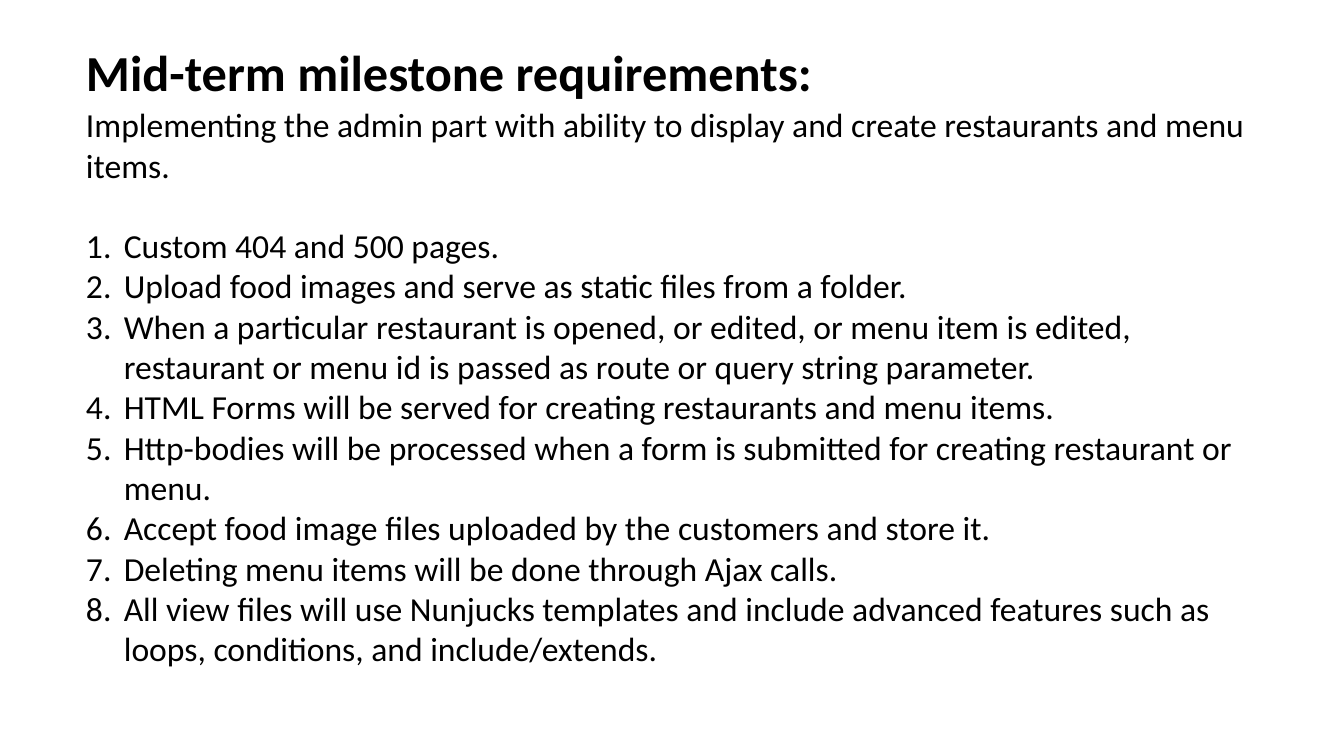
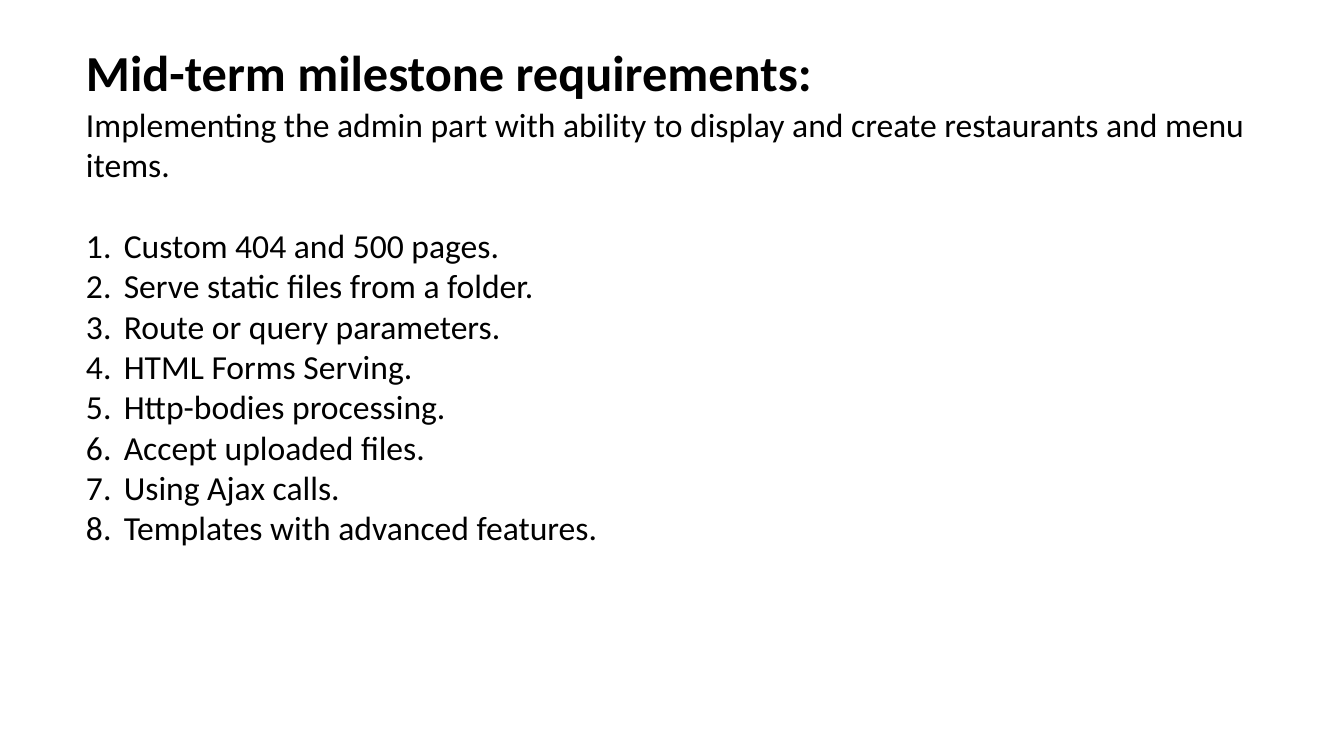
Before and after one commit to sNirajan/CFOS, a slide deck: slide 14 of ACS_3909_ProjectPPT.pptx (slide 13 before the commit). Drawn at 1344x756 pixels with LibreOffice and Linux fonts; fonts in the diff are those of the drawing. Boxes give left, top, right and bottom in pixels: in the first picture for what was removed or moved away, otherwise in the second. Text is boxed around its words. In the diff, an @@ line names an element or a change of style, - is before the commit and + after.

Commit message:
Modified PPT

```diff
--- a/ACS_3909_ProjectPPT.pptx
+++ b/ACS_3909_ProjectPPT.pptx
@@ text at <box>124,274,597,546</box>: text changed @@
-2. Upload food images and serve as static files from a folder.
-3. When a particular restaurant is opened, or edited, or menu item is edited, restaurant or menu id is passed as route or query string parameter.
-4. HTML Forms will be served for creating restaurants and menu items.
-5. Http-bodies will be processed when a form is submitted for creating restaurant or menu.
-6. Accept food image files uploaded by the customers and store it.
-7. Deleting menu items will be done through Ajax calls.
-8. All view files will use Nunjucks templates and include advanced features such as loops, conditions, and include/extends.
+2. Serve static files from a folder.
+3. Route or query parameters.
+4. HTML Forms Serving.
+5. Http-bodies processing.
+6. Accept uploaded files.
+7. Using Ajax calls.
+8. Templates with advanced features.
```
Also in this commit, not shown: 1 other slide changed, 1 slide added.
